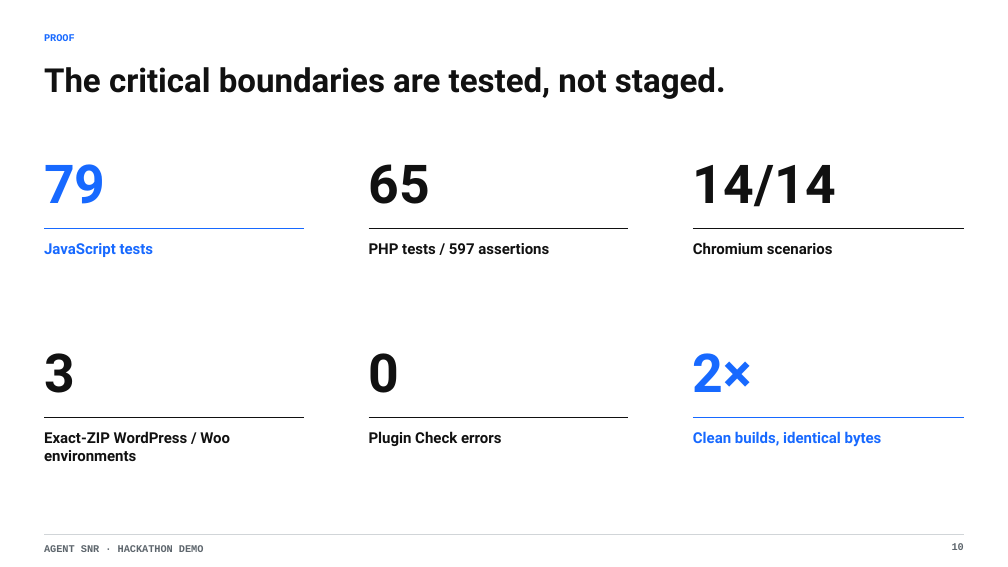
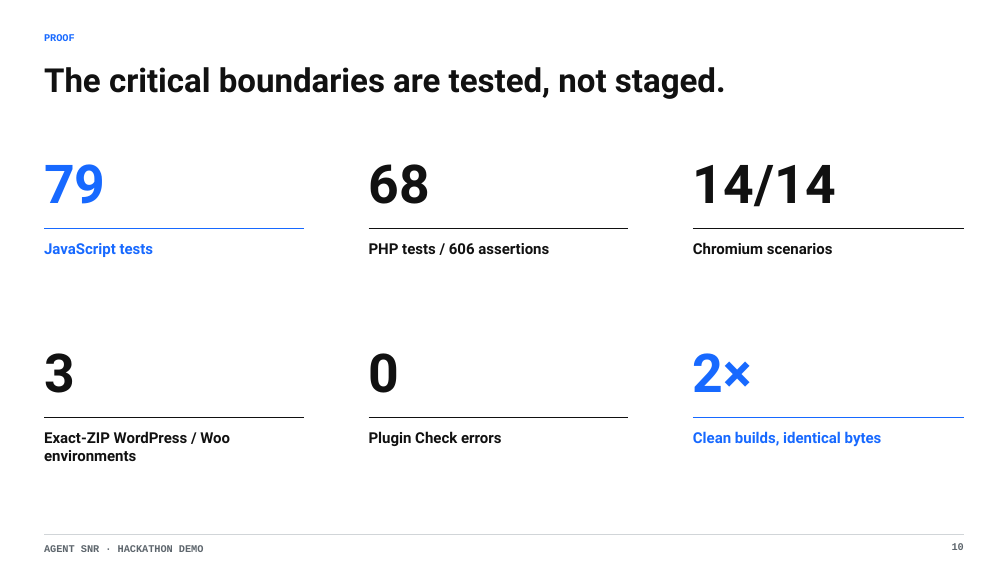
Before and after one commit to jiga/webmcp-agentSNR, a slide deck: slide 10 of submission/agent-snr-hackathon-demo.pptx. Drawn at 1008x567 pixels with LibreOffice and Linux fonts; fonts in the diff are those of the drawing. Boxes give left, top, right and bottom in pixels: in the first picture for what was removed or moved away, otherwise in the second. Text is boxed around its words. In the diff, an @@ line names an element or a change of style, - is before the commit and + after.

```diff
--- a/submission/agent-snr-hackathon-demo.pptx
+++ b/submission/agent-snr-hackathon-demo.pptx
@@ text at [369,164,430,204]: text changed @@
-65
+68
@@ text at [369,243,549,254]: text changed @@
-PHP tests / 597 assertions
+PHP tests / 606 assertions
```
Also in this commit, not shown: 9 other files.
